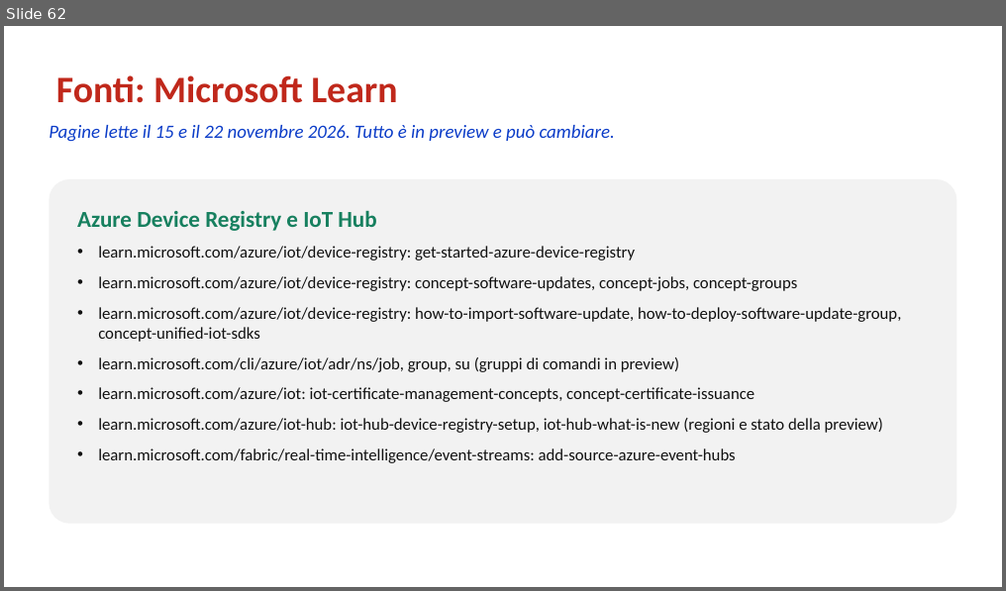
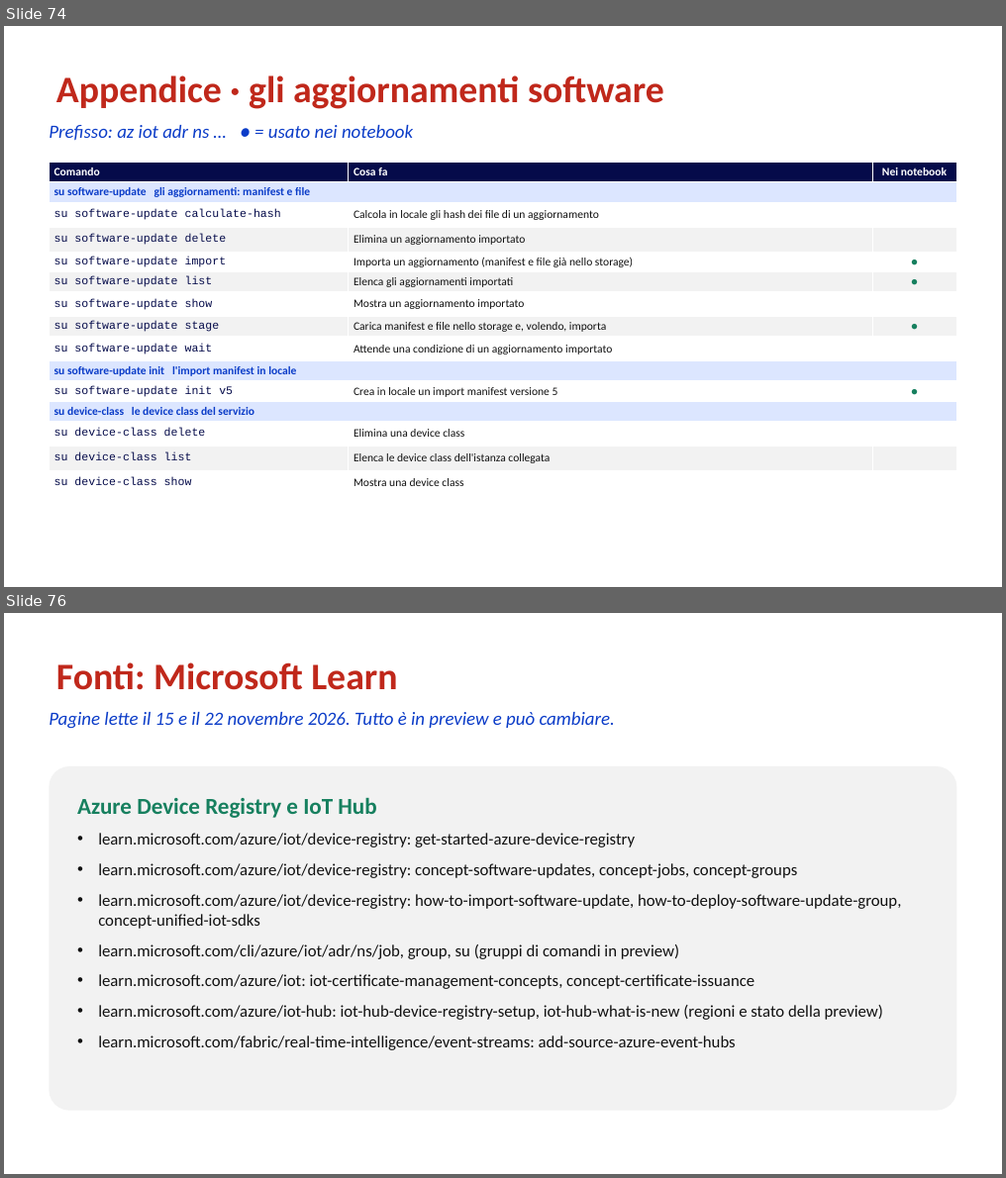
Before and after one commit to marcoparenzan/WPC2026, a slide deck: slides/IoT-Hub-ADR-Lezione.nuova.pptx. Shown one above the other, each under a label of ours: slide 62 before the commit, slides 74 and 76 after it; the slides between them are not shown. The pictures are 1006x591 and 1006x1178 pixels, drawn with LibreOffice and Linux fonts; fonts in the diff are those of the drawing. Boxes give left, top, right and bottom in pixels: in the first picture for what was removed or moved away, otherwise in the second. Text is boxed around its words. In the diff, an @@ line names an element or a change of style, - is before the commit and + after.

```diff
--- a/slides/IoT-Hub-ADR-Lezione.nuova.pptx
+++ b/slides/IoT-Hub-ADR-Lezione.nuova.pptx
@@ slide 74 added at (4, 26, 1002, 587), background #FFFFFF @@
@@ title added at (56, 76, 664, 109), 36 pt, text #C0281B, bold @@
+Appendice · gli aggiornamenti software
@@ text added at (49, 125, 413, 141), 18 pt, text #0B3CC8, italic @@
+Prefisso: az iot adr ns … ● = usato nei notebook
@@ table added at (49, 163, 957, 490), 15 rows, 3 columns @@
+Comando | Cosa fa | Nei notebook
+su software-update gli aggiornamenti: manifest e file |  | 
+su software-update calculate-hash | Calcola in locale gli hash dei file di un aggiornamento | 
+su software-update delete | Elimina un aggiornamento importato | 
+su software-update import | Importa un aggiornamento (manifest e file già nello storage) | ●
+su software-update list | Elenca gli aggiornamenti importati | ●
+su software-update show | Mostra un aggiornamento importato | 
+su software-update stage | Carica manifest e file nello storage e, volendo, importa | ●
+su software-update wait | Attende una condizione di un aggiornamento importato | 
+su software-update init l'import manifest in locale |  | 
+su software-update init v5 | Crea in locale un import manifest versione 5 | ●
+su device-class le device class del servizio |  | 
+su device-class delete | Elimina una device class | 
+su device-class list | Elenca le device class dell'istanza collegata | 
+su device-class show | Mostra una device class | 
@@ what was slide 62 is now slide 76 @@
```
Also in this commit, not shown: 1 slide changed, 13 other slides added, 34 other files.
